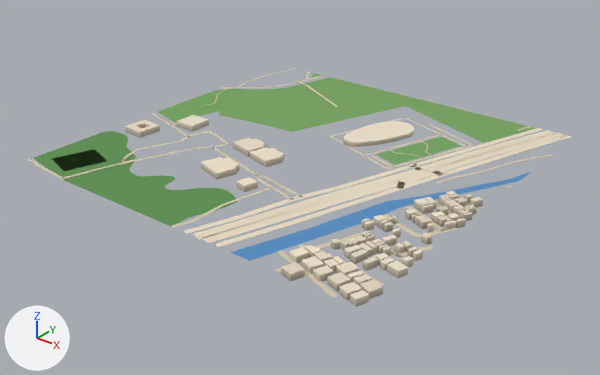
The glTF model public/assets/bengaluru-region-v1/tiles/t-16_2-l0.glb, before and after one commit.
The view is the same before and after, from a 50 mm lens placed at (-7151.0, 485.0, 418.0), pointed at (-7742.0, 1225.0, -41.0). Every picture has the same lights, and +X, +Y and +Z are marked at lower left. The picture after the commit comes second. Vertices at exactly the same position are counted once.

Objects in the first picture: 'building', 'ground', 'water'.
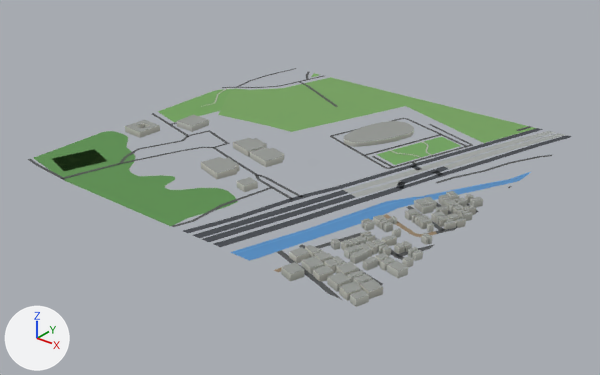
Boxes (x1, y1, x2, y2) around the edits, measured in the pictures (600 x 375 px; the box of a moved part takes in the faces that stretch with it):
'ground', reshaped: before (28, 68, 571, 298); after (28, 68, 572, 299)
part 1 of me_building, recoloured: (125, 115, 483, 304) in both
part 2 of me_ground, rebuilt: before (215, 187, 401, 247); after (214, 187, 401, 247)
part 3 of me_ground, rebuilt: before (436, 130, 556, 166); after (444, 133, 565, 169)
part 4 of me_ground, rebuilt (6% shorter): before (343, 162, 442, 194); after (344, 163, 441, 193)
part 5 of me_ground, rebuilt: before (203, 194, 356, 243); after (202, 194, 356, 242)
part 6 of me_ground, rebuilt: before (195, 189, 349, 239); after (195, 190, 348, 238)
part 7 of me_ground, rebuilt: before (399, 166, 450, 184); after (399, 166, 448, 183)
part 8 of me_ground, rebuilt (11% shorter): before (350, 180, 404, 198); after (352, 181, 405, 197)
part 9 of me_ground, moved or reshaped: before (61, 126, 571, 298); after (62, 126, 572, 299)
part 10 of me_ground, recoloured: (28, 70, 571, 285) in both

Edits to the bpy script that builds the scene:
```text
Change me_building:
    used by ob_building; location = (-8000.0, 1000.0, 0.0)
    remove me_building.from_pydata(...)  # 880 vertices, 1130 faces; spans x 21.0..508.0, y -4.0..389.0, z 0.0..9.0
    add me_building.from_pydata(...)  # 880 vertices, 1380 faces; spans x 21.0..508.0, y -4.0..389.0, z 0.0..9.0
    me_building part 1: 1130 kept faces spanning x 21.0..508.0, y -4.0..389.0, z 0.0..9.0 get new vertex colours
Change me_ground:
    used by ob_ground; location = (-8000.0, 1000.0, 0.0)
    remove me_ground.from_pydata(...)  # 894 vertices, 920 faces; spans x -1.0..503.0, y -3.0..503.0, z 1.0
    add me_ground.from_pydata(...)  # 917 vertices, 939 faces; spans x 0.0..500.0, y 0.0..500.0, z 1.0
    me_ground part 2: the loose piece of 20 vertices spanning x 326.0..406.0, y -1.0..227.0, z 1.0 is rebuilt with 20 vertices and now spans x 324.0..407.0, y 0.0..228.0, z 1.0
    me_ground part 3: the loose piece of 14 vertices spanning x 396.0..474.0, y 312.0..503.0, z 1.0 is rebuilt with 18 vertices and now spans x 410.0..487.0, y 309.0..500.0, z 1.0
    me_ground part 4: the loose piece of 12 vertices spanning x 352.0..409.0, y 179.0..316.0, z 1.0 is rebuilt with 12 vertices and now spans x 354.0..408.0, y 180.0..316.0, z 1.0
    me_ground part 5: the loose piece of 12 vertices spanning x 307.0..379.0, y -2.0..180.0, z 1.0 is rebuilt with 13 vertices and now spans x 308.0..377.0, y 0.0..179.0, z 1.0
    me_ground part 6: the loose piece of 12 vertices spanning x 294.0..366.0, y -1.0..184.0, z 1.0 is rebuilt with 13 vertices and now spans x 296.0..364.0, y 0.0..183.0, z 1.0
    me_ground part 7: the loose piece of 8 vertices spanning x 389.0..422.0, y 241.0..312.0, z 1.0 is rebuilt with 8 vertices and now spans x 390.0..420.0, y 241.0..312.0, z 1.0
    me_ground part 8: the loose piece of 6 vertices spanning x 365.0..402.0, y 176.0..245.0, z 1.0 is rebuilt with 6 vertices and now spans x 367.0..400.0, y 176.0..245.0, z 1.0
    me_ground part 9: 34 vertices moved from x 80.0..503.0, y -2.0..501.0, z 1.0 to x 85.0..500.0, y 0.0..500.0, z 1.0; 31 vertices removed from x 83.0..503.0, y -3.0..503.0, z 1.0; 45 vertices added at x 78.0..500.0, y 0.0..500.0, z 1.0
    me_ground part 10: 399 kept faces spanning x 0.0..500.0, y 0.0..500.0, z 1.0 get new vertex colours; the middle colour goes from beige #d7c9ae to dark grey #535556
    other edits to the shape of me_ground do not show in these pictures
```
